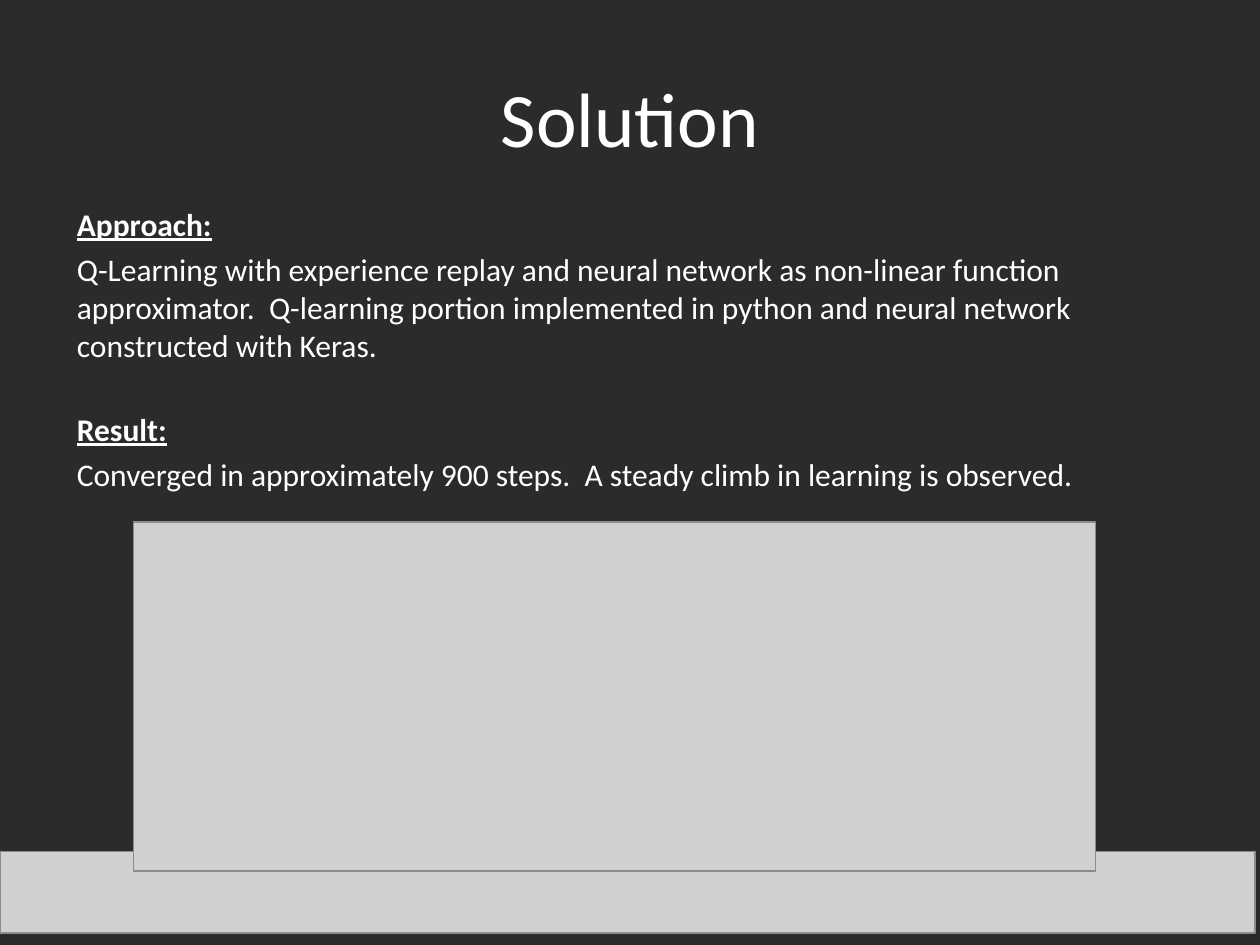
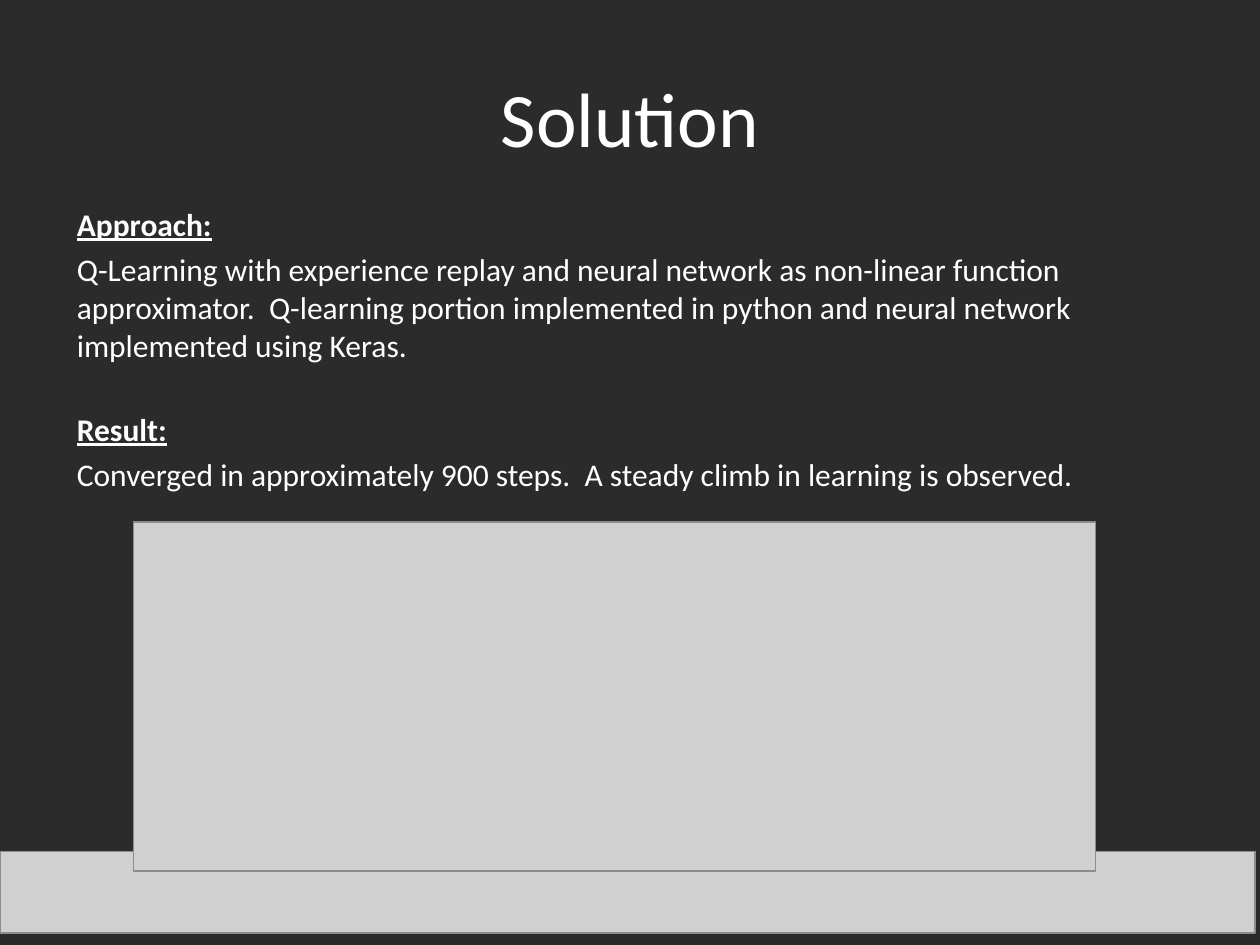
Before and after one commit to jameschanx/Georgia_Tech_School_Projects, a slide deck: slide 3 of Lunar Lander - CS7642 Reinforcement Learning.ppt. Drawn at 1260x945 pixels with LibreOffice and Linux fonts; fonts in the diff are those of the drawing; grey boxes stand for pictures; background and template pictures are left out; a plain dark background stands for a picture behind light text. Boxes give left, top, right and bottom in pixels: in the first picture for what was removed or moved away, otherwise in the second. Text is boxed around its words. In the diff, an @@ line names an element or a change of style, - is before the commit and + after.

```diff
--- a/Lunar Lander - CS7642 Reinforcement Learning.ppt
+++ b/Lunar Lander - CS7642 Reinforcement Learning.ppt
@@ text at box(77, 259, 1071, 363): text changed @@
-Q-Learning with experience replay and neural network as non-linear function approximator. Q-learning portion implemented in python and neural network constructed with Keras.
+Q-Learning with experience replay and neural network as non-linear function approximator. Q-learning portion implemented in python and neural network implemented using Keras.
```
Also in this commit, not shown: 2 other slides changed, 1 other file.
